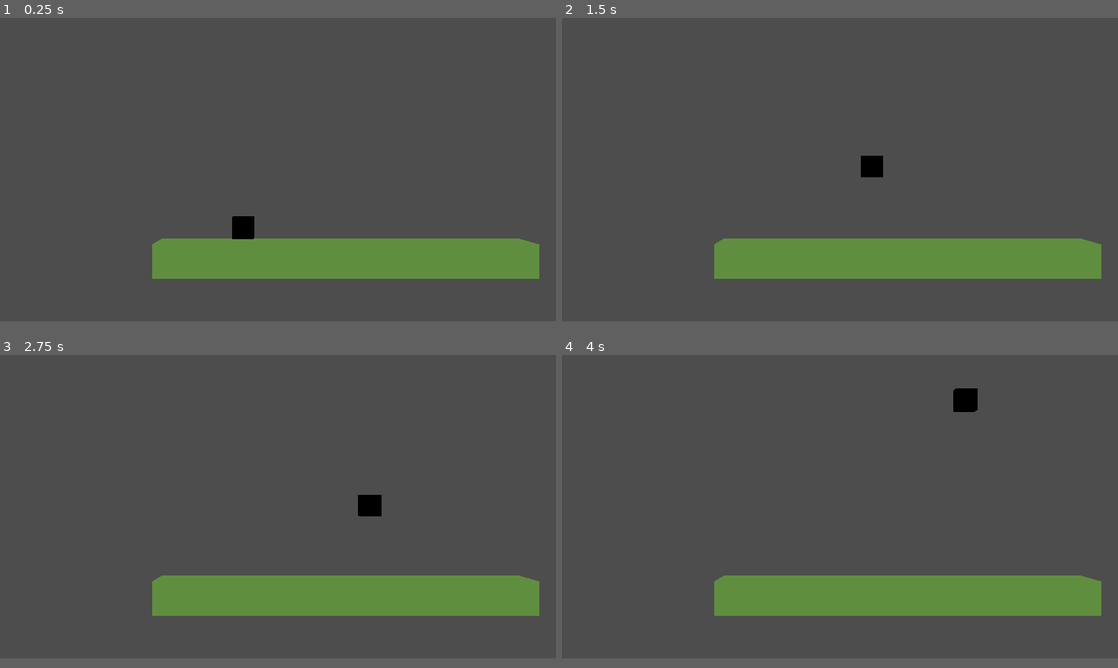
Above: before the commit, frames 1-4 (two rows, left to right).
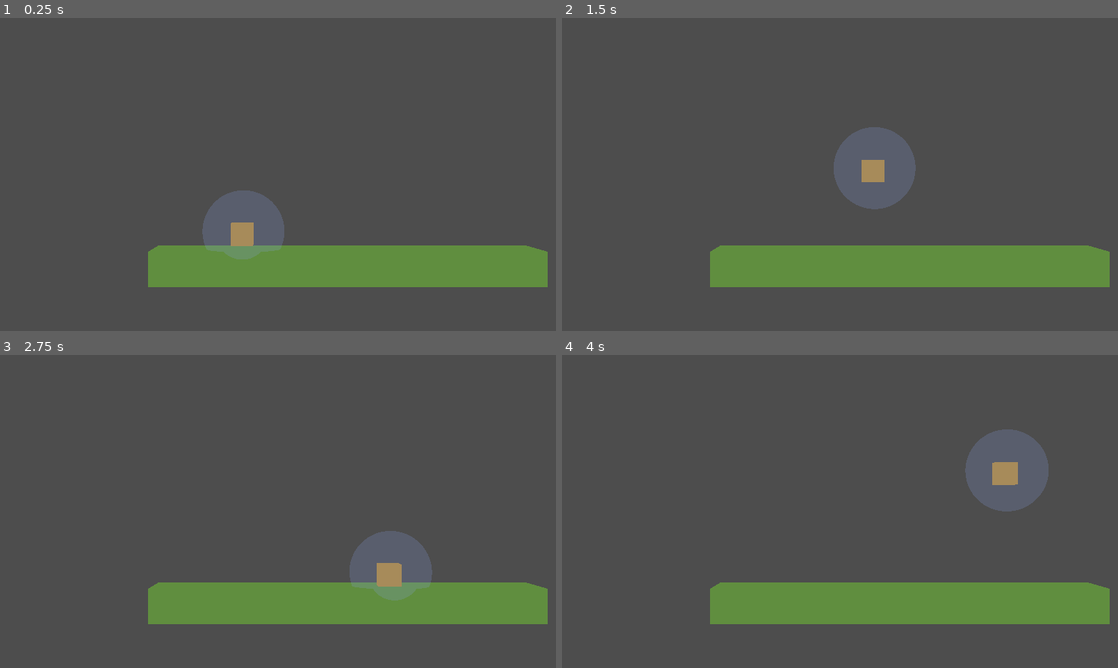
Above: after the commit, the same moments.

Repository: VLauren/BubbleJam
Game: Godot game, scene res://Scenes/main.tscn
Two runs of this game, one before a commit and one after it. Both use one fixed random seed, a clock stepped at 60 frames per second and the inputs below.
Inputs (mouse positions are in pixels of both pictures, inside the frame that each line leads up to):
- Up to frame 1 (0.25 s): no input
- Up to frame 2 (1.5 s): tap Enter (ui_accept) at 0.5, 0.6, 0.77, 1.07 s; move the mouse to (962, 155) at 0.52 s; hold Right (ui_right) 0.53-1.28 s; click (962, 155) at 0.67 s; move the mouse to (728, 183) at 1.27 s; hold Down (ui_down) from 1.28 s (still down); tap F at 1.35 s
- Up to frame 3 (2.75 s): tap Enter (ui_accept) at 1.52, 1.55, 1.82, 2.1 s; move the mouse to (333, 439) at 2.02 s; release Down (ui_down) at 2.03 s; hold Right (ui_right) from 2.03 s (still down)
- Up to frame 4 (4 s): move the mouse to (812, 567) at 2.77 s; tap F at 2.85 s; click (812, 567) at 2.92 s; tap Enter (ui_accept) at 3.02, 3.05, 3.32, 3.6, 3.77 s; move the mouse to (1006, 552) at 3.52 s; release Right (ui_right) at 3.53 s; hold Left (ui_left) from 3.53 s (still down)
In our replay, the window is 800x436 before the commit and 800x450 after it. These sizes can differ from the game's own. Grey fills any space a smaller window leaves; there, only what the larger window draws over its background counts as a difference.

The runs differ from the first frame. In frame 1, 5.9% of the frame differs, in the area x 26-99%, y 55-86%; in frame 2, 6.7%; in frame 3, 6.1%; in frame 4, 7.0%, in the area x 26-99%, y 10-86%.

Commit message:
limite de saltos

Diff:
--- a/Scenes/character.gd
+++ b/Scenes/character.gd
@@ -1,4 +1,6 @@
 extends CharacterBody3D
+
+const max_jumps = 5
 
 var speed = 5.0
 var speed_1 = 5.0
@@ -10,37 +12,45 @@
 
 var jump_count = 0
 
+var cant_jump = false
+
 func _physics_process(delta: float) -> void:
-	# Add the gravity.
+
+	# gravedad
 	if not is_on_floor():
 		if jump_count > 1:
+			# Add the gravity.
 			velocity += Vector3(0, -gravity_2, 0) * delta
 		else:
 			velocity += Vector3(0, -gravity_1, 0) * delta
+			cant_jump = false
+	# volver a tocar el suelo
 	else:
 		jump_count = 0
 		speed = speed_1
 
-	# Handle jump.
+
+	# saltitos
 	if Input.is_action_just_pressed("ui_accept") :
 		if jump_count == 0:
 			velocity.y = jump_vel_1
-			jump_count = 1
-		elif jump_count > 0:
+			jump_count += 1
+		elif jump_count > 0 and jump_count < max_jumps:
 			velocity.y = jump_vel_2
-			jump_count = 2
+			jump_count += 1
 			speed = speed_2
+		elif jump_count >= max_jumps:
+			fall()
 
+
+	# el fast fall
 	if not is_on_floor() and Input.is_action_pressed("ui_down"):
-		velocity.y = -4
+		fall()
 
-	# Get the input direction and handle the movement/deceleration.
-	# As good practice, you should replace UI actions with custom gameplay actions.
+	# input derecha-izquierda
 	var input_dir := Input.get_vector("ui_left", "ui_right", "", "")
 	var direction := (transform.basis * Vector3(input_dir.x, 0, input_dir.y)).normalized()
 	if direction:
-		# velocity.x = direction.x * speed
-		# velocity.z = direction.z * speed
 		velocity.x = move_toward(velocity.x, direction.x * speed, 1)
 		velocity.z = move_toward(velocity.z, direction.z * speed, 1)
 	else:
@@ -52,3 +62,6 @@
 			velocity.z = move_toward(velocity.z, 0, 0.1)
 
 	move_and_slide()
+
+func fall():
+	velocity.y = -4
--- a/Scenes/character.tscn
+++ b/Scenes/character.tscn
@@ -1,8 +1,12 @@
-[gd_scene load_steps=4 format=3 uid="uid://mev7r26i6pax"]
+[gd_scene load_steps=5 format=3 uid="uid://mev7r26i6pax"]
 
 [ext_resource type="Script" path="res://Scenes/character.gd" id="1_kpfip"]
 
 [sub_resource type="BoxMesh" id="BoxMesh_qwvwv"]
+
+[sub_resource type="StandardMaterial3D" id="StandardMaterial3D_xj7n5"]
+shading_mode = 0
+albedo_color = Color(0.69, 0.52095, 0.207, 1)
 
 [sub_resource type="BoxShape3D" id="BoxShape3D_y6n54"]
 
@@ -11,6 +15,7 @@
 
 [node name="MeshInstance3D" type="MeshInstance3D" parent="."]
 mesh = SubResource("BoxMesh_qwvwv")
+surface_material_override/0 = SubResource("StandardMaterial3D_xj7n5")
 
 [node name="CollisionShape3D" type="CollisionShape3D" parent="."]
 shape = SubResource("BoxShape3D_y6n54")
--- a/Scenes/main.tscn
+++ b/Scenes/main.tscn
@@ -1,6 +1,14 @@
-[gd_scene load_steps=3 format=3 uid="uid://bsgjs18b0v7vg"]
+[gd_scene load_steps=5 format=3 uid="uid://bsgjs18b0v7vg"]
 
 [ext_resource type="PackedScene" uid="uid://mev7r26i6pax" path="res://Scenes/character.tscn" id="1_ifjge"]
+
+[sub_resource type="StandardMaterial3D" id="StandardMaterial3D_2ncvv"]
+transparency = 1
+shading_mode = 0
+albedo_color = Color(0.5251, 0.628488, 0.89, 0.215686)
+
+[sub_resource type="SphereMesh" id="SphereMesh_3u1ew"]
+material = SubResource("StandardMaterial3D_2ncvv")
 
 [sub_resource type="StandardMaterial3D" id="StandardMaterial3D_32dj5"]
 shading_mode = 0
@@ -11,6 +19,11 @@
 [node name="CharacterBody3D" parent="." instance=ExtResource("1_ifjge")]
 transform = Transform3D(1, 0, 0, 0, 1, 0, 0, 0, 1, 1.11952, 0.515952, 0.0468044)
 
+[node name="MeshInstance3D2" type="MeshInstance3D" parent="CharacterBody3D"]
+transform = Transform3D(3.71334, 0, 0, 0, 3.71334, 0, 0, 0, 3.71334, 0.0688726, 0.139962, 0.0457784)
+mesh = SubResource("SphereMesh_3u1ew")
+skeleton = NodePath("../../BurbujaTest")
+
 [node name="Camera3D" type="Camera3D" parent="."]
 transform = Transform3D(1, 0, 0, 0, 1, 0, 0, 0, 1, 2.752, 2.561, 40.321)
 fov = 20.0
@@ -20,3 +33,5 @@
 use_collision = true
 size = Vector3(17.4908, 1.55762, 3.55029)
 material = SubResource("StandardMaterial3D_32dj5")
+
+[node name="BurbujaTest" type="Node3D" parent="."]
--- a/project.godot
+++ b/project.godot
@@ -17,8 +17,8 @@
 
 [display]
 
-window/size/viewport_width=1980
-window/size/viewport_height=1080
+window/size/viewport_width=1280
+window/size/viewport_height=720
 
 [editor_plugins]
 
